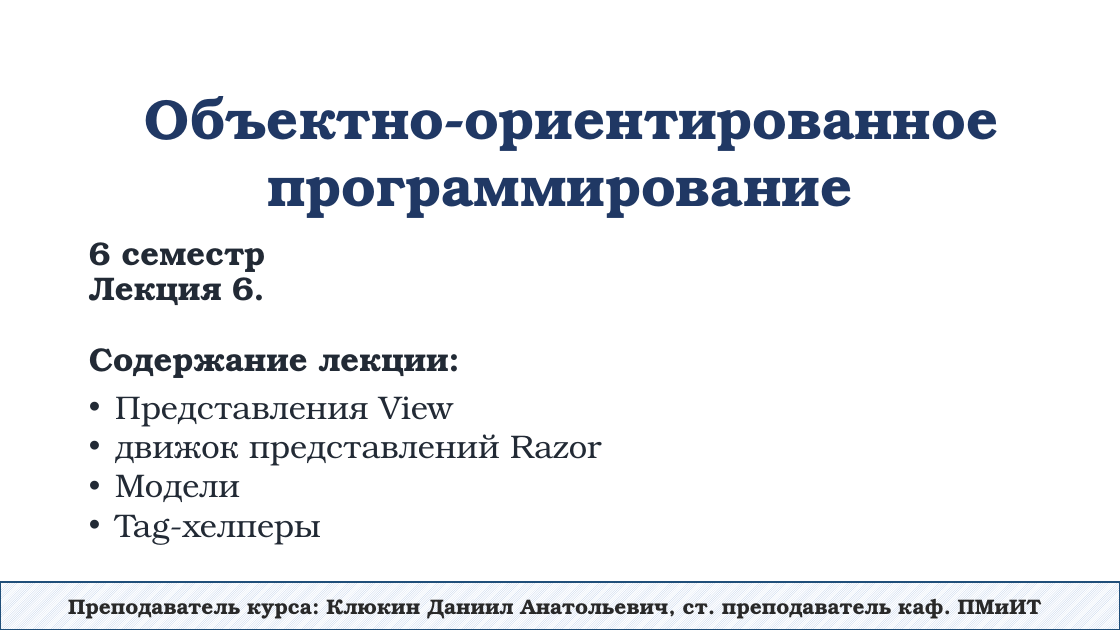
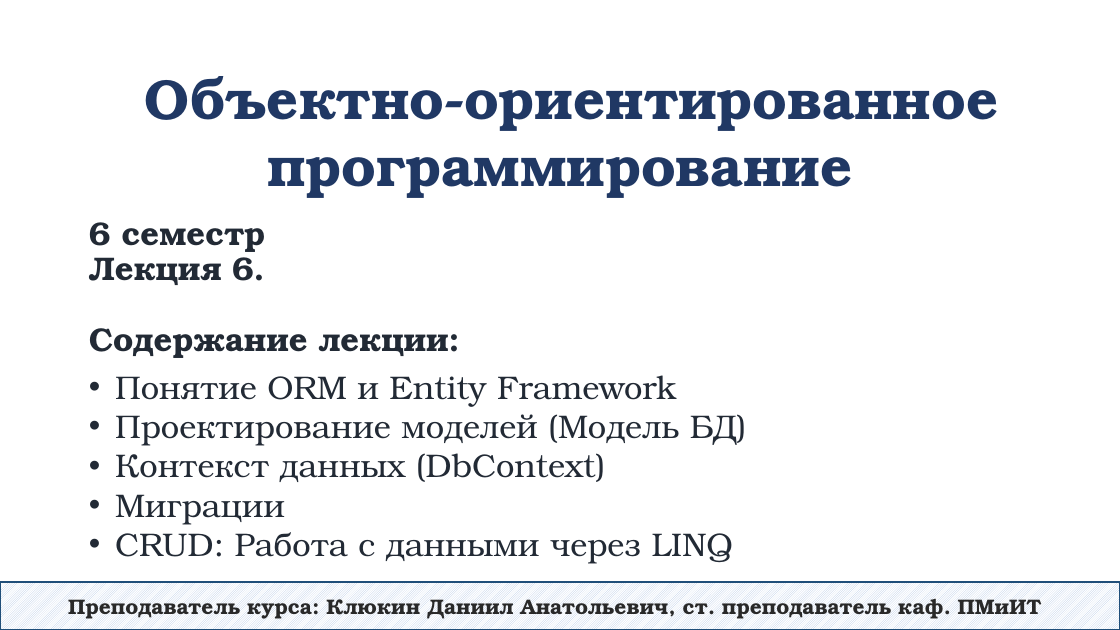
Before and after one commit to DaniilKlyukin/OOP-6, a slide deck: slide 1 of Лекции/ООП 2 лек 6.pptx. Drawn at 1120x630 pixels with LibreOffice and Linux fonts; fonts in the diff are those of the drawing. Boxes give left, top, right and bottom in pixels: in the first picture for what was removed or moved away, otherwise in the second. Text is boxed around its words. In the diff, an @@ line names an element or a change of style, - is before the commit and + after.

```diff
--- a/Лекции/ООП 2 лек 6.pptx
+++ b/Лекции/ООП 2 лек 6.pptx
@@ text "Объектно-ориентированное программирование": place and size @@
-text "Объектно-ориентированное программирование" at [145, 96, 998, 218]
+text "Объектно-ориентированное программирование" at [145, 76, 998, 198]
@@ title "6 семестр Лекция 6. Содержание ...": place and size @@
-title "6 семестр Лекция 6. Содержание ..." at [89, 242, 449, 378]
+title "6 семестр Лекция 6. Содержание ..." at [89, 222, 449, 358]
@@ text at [115, 375, 737, 564]: text changed @@
-• Представления View
-• движок представлений Razor
-• Модели
-• Tag-хелперы
+• Понятие ORM и Entity Framework
+• Проектирование моделей (Модель БД)
+• Контекст данных (DbContext)
+• Миграции
+• CRUD: Работа с данными через LINQ
```
Also in this commit, not shown: 10 slides added, 43 slides removed.
